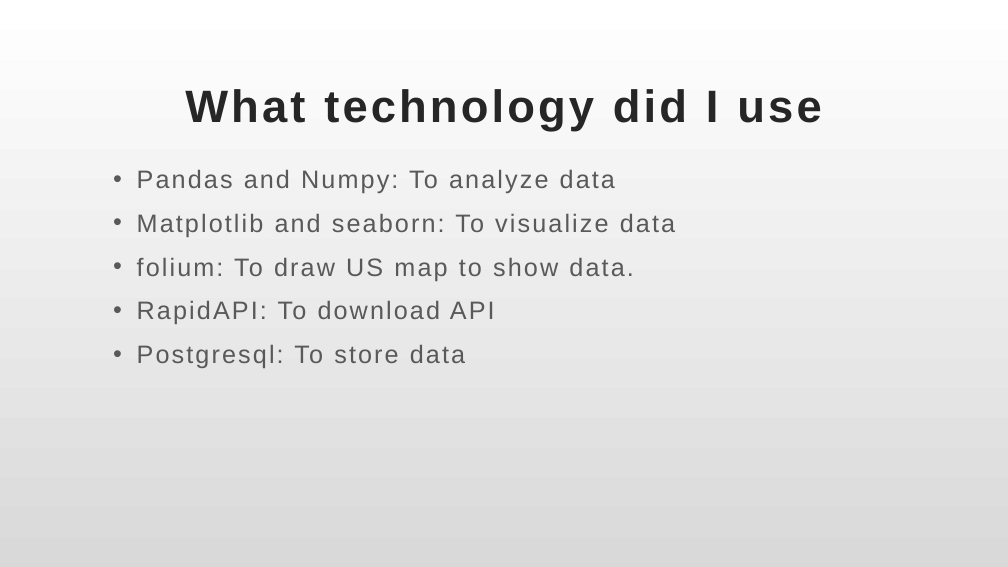
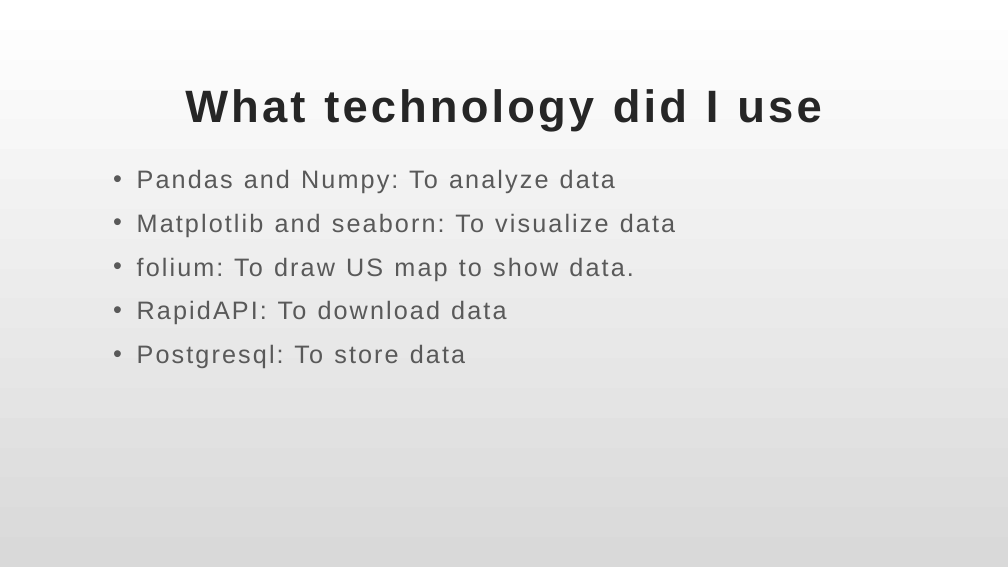
Before and after one commit to Yuehao-Wang/AIM-5001, a slide deck: slide 18 of Y_Wang_Final_Project_Presentation.pptx. Drawn at 1008x567 pixels with LibreOffice and Linux fonts; fonts in the diff are those of the drawing. Boxes give left, top, right and bottom in pixels: in the first picture for what was removed or moved away, otherwise in the second. Text is boxed around its words. In the diff, an @@ line names an element or a change of style, - is before the commit and + after.

```diff
--- a/Y_Wang_Final_Project_Presentation.pptx
+++ b/Y_Wang_Final_Project_Presentation.pptx
@@ subtitle at (x1=137, y1=301, x2=506, y2=324): text changed @@
-• RapidAPI: To download API
+• RapidAPI: To download data
```
Also in this commit, not shown: 5 other slides changed.
